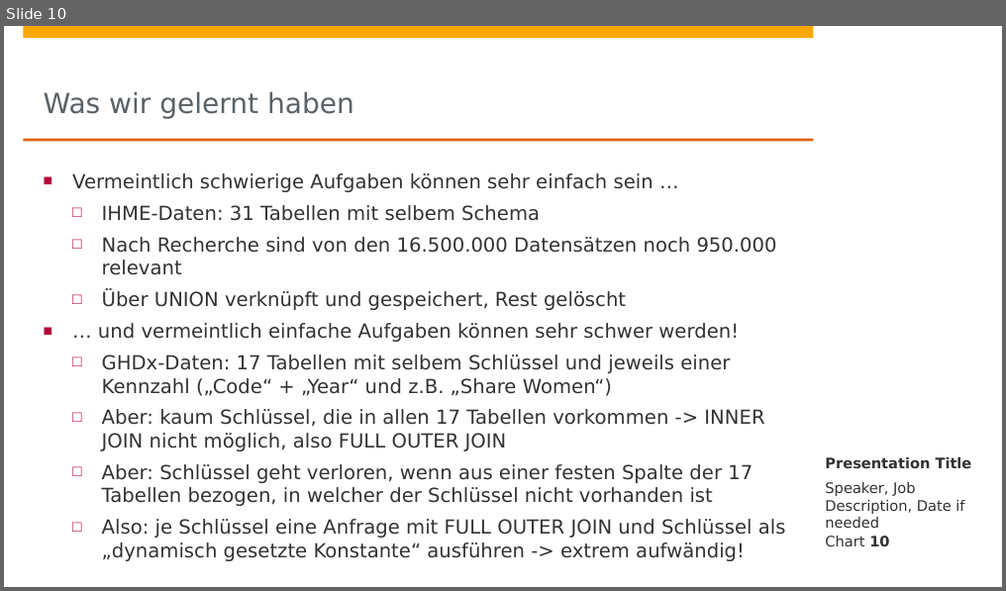
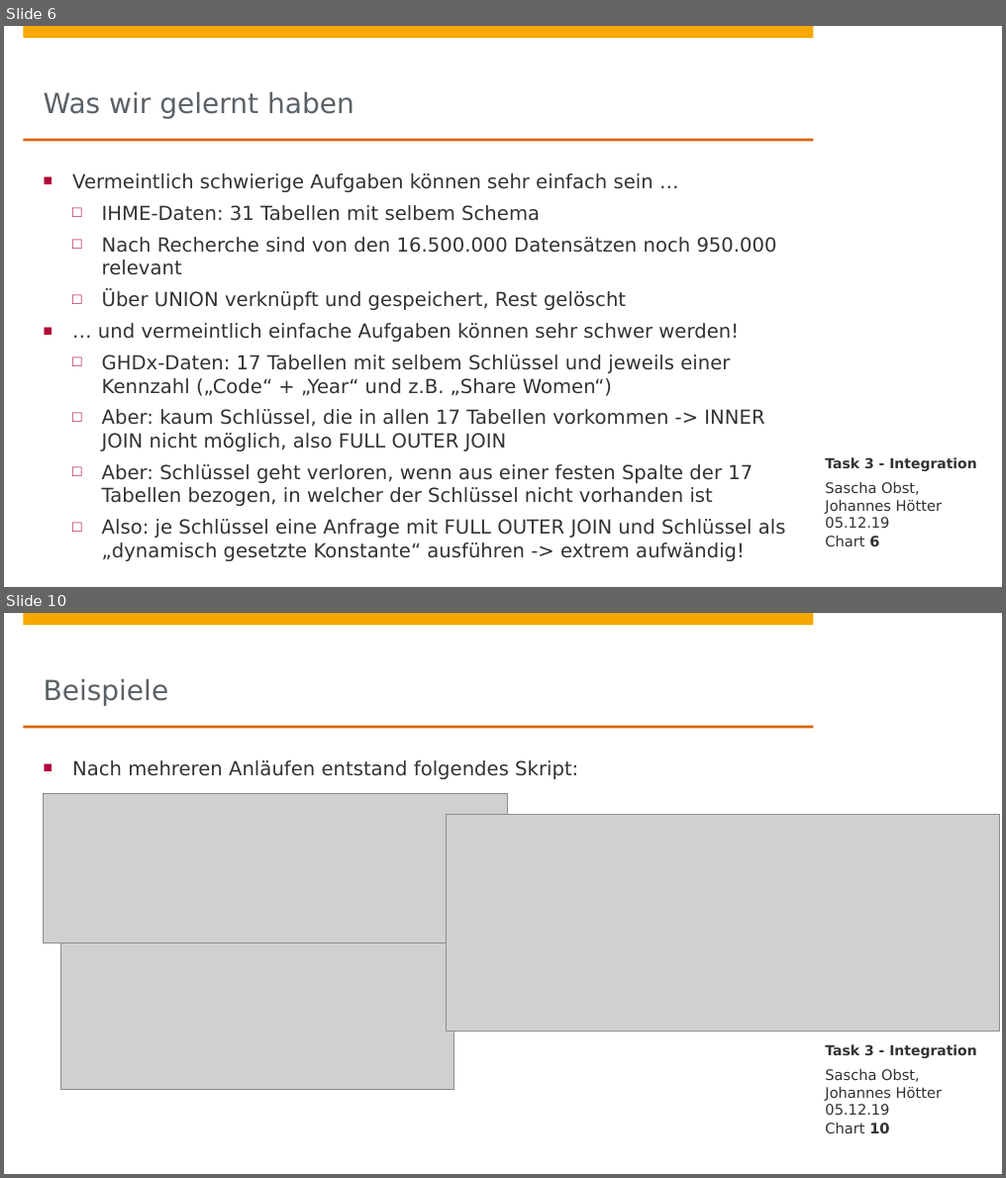
Before and after one commit to johanneshoetter/Health-Data-Integration, a slide deck: presentations/integration.pptx. Shown one above the other, each under a label of ours: slide 10 before the commit, slides 6 and 10 after it; the slides between them are not shown. The pictures are 1006x591 and 1006x1178 pixels, drawn with LibreOffice and Linux fonts; fonts in the diff are those of the drawing; grey boxes stand for pictures; background and template pictures are left out. Boxes give left, top, right and bottom in pixels: in the first picture for what was removed or moved away, otherwise in the second. Text is boxed around its words. In the diff, an @@ line names an element or a change of style, - is before the commit and + after.

Commit message:
Updated presentation integration.pptx

```diff
--- a/presentations/integration.pptx
+++ b/presentations/integration.pptx
@@ slide 10 added at [4,613,1002,1174], background #FFFFFF; not listed: 3 template elements that a slide beside it also shows @@
@@ title added at [44,678,169,706], 20 pt, text #5A6166 @@
+Beispiele
@@ text added at [72,761,578,779], 14 pt, text #323232 @@
+■ Nach mehreren Anläufen entstand folgendes Skript:
@@ picture added at [43,793,508,943] @@
@@ picture added at [447,815,1000,1032] @@
@@ picture added at [60,944,454,1090] @@
@@ text added at [825,1045,977,1059], 10 pt, text #323232, bold @@
+Task 3 - Integration
@@ text added at [825,1069,942,1115], 10.5 pt, text #323232 @@
+Sascha Obst,
+Johannes Hötter
+05.12.19
@@ page number added at [825,1123,889,1135], 10.5 pt, text #323232 @@
+Chart 10
@@ what was slide 10 is now slide 6 @@
@@ slide 6 changed as well @@
@@ text at [825,458,977,472]: text changed; size 10.5 to 10 pt @@
-Presentation Title
+Task 3 - Integration
@@ text at [825,482,942,528]: text changed @@
-Speaker, Job Description, Date if needed
+Sascha Obst,
+Johannes Hötter
+05.12.19
@@ page number at [825,536,879,548]: text changed @@
-Chart 10
+Chart 6
```
Also in this commit, not shown: 8 other slides changed, 5 other slides added, 6 slides removed, 1 other file.
